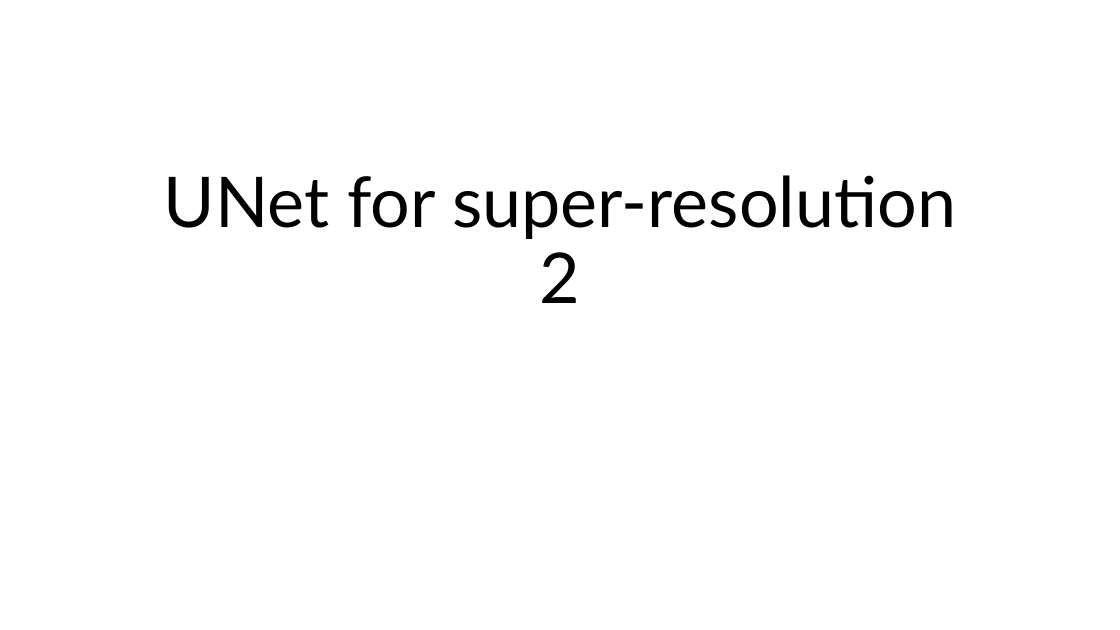
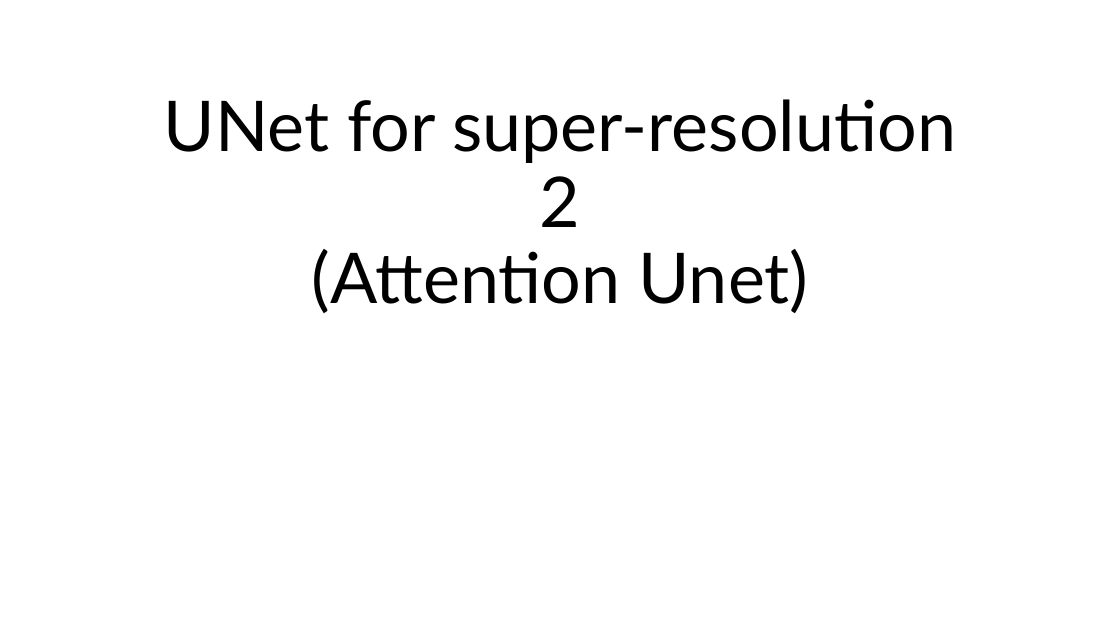
Before and after one commit to AdrianoEttari/pansharpening, a slide deck: slide 8 of models_representation.pptx. Drawn at 1120x630 pixels with LibreOffice and Linux fonts; fonts in the diff are those of the drawing. Boxes give left, top, right and bottom in pixels: in the first picture for what was removed or moved away, otherwise in the second. Text is boxed around its words. In the diff, an @@ line names an element or a change of style, - is before the commit and + after.

Commit message:
Attention UNet

```diff
--- a/models_representation.pptx
+++ b/models_representation.pptx
@@ title at [164,99,956,313]: text changed @@
-UNet for super-resolution 2
+UNet for super-resolution 2
+(Attention Unet)
```
